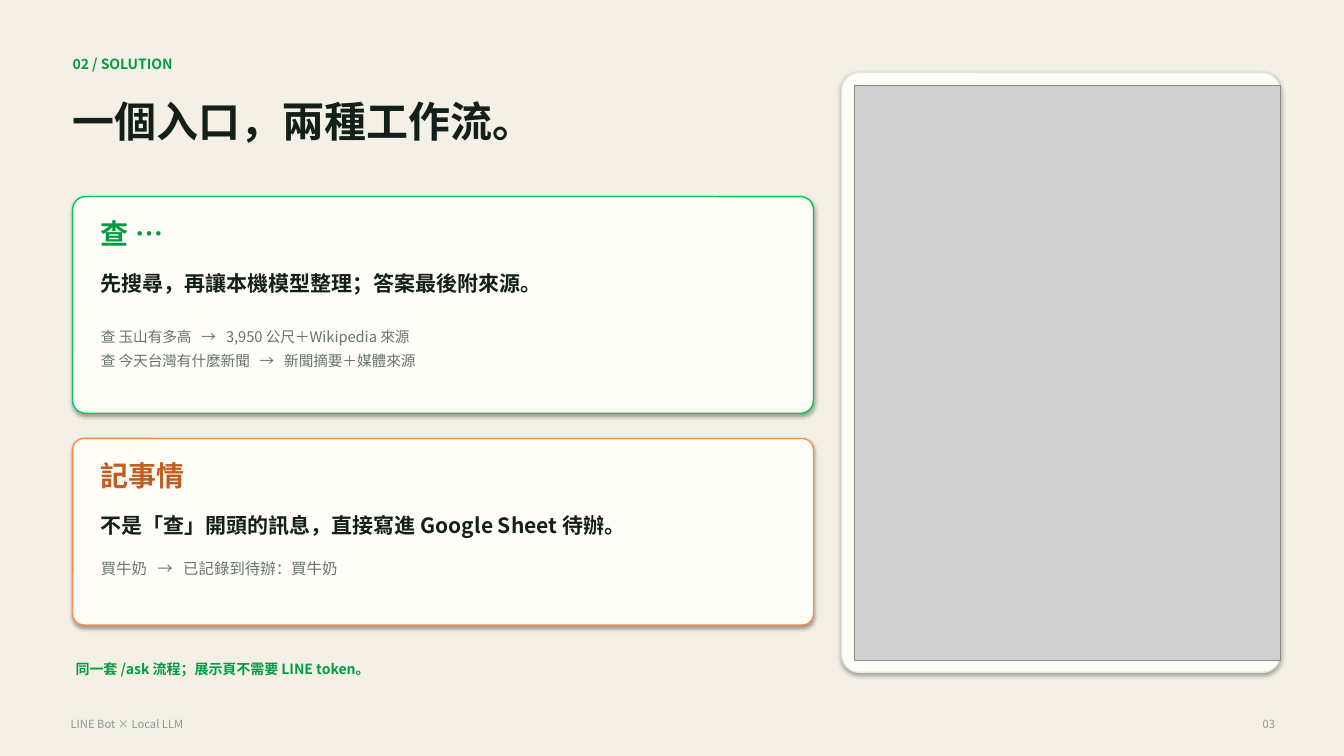
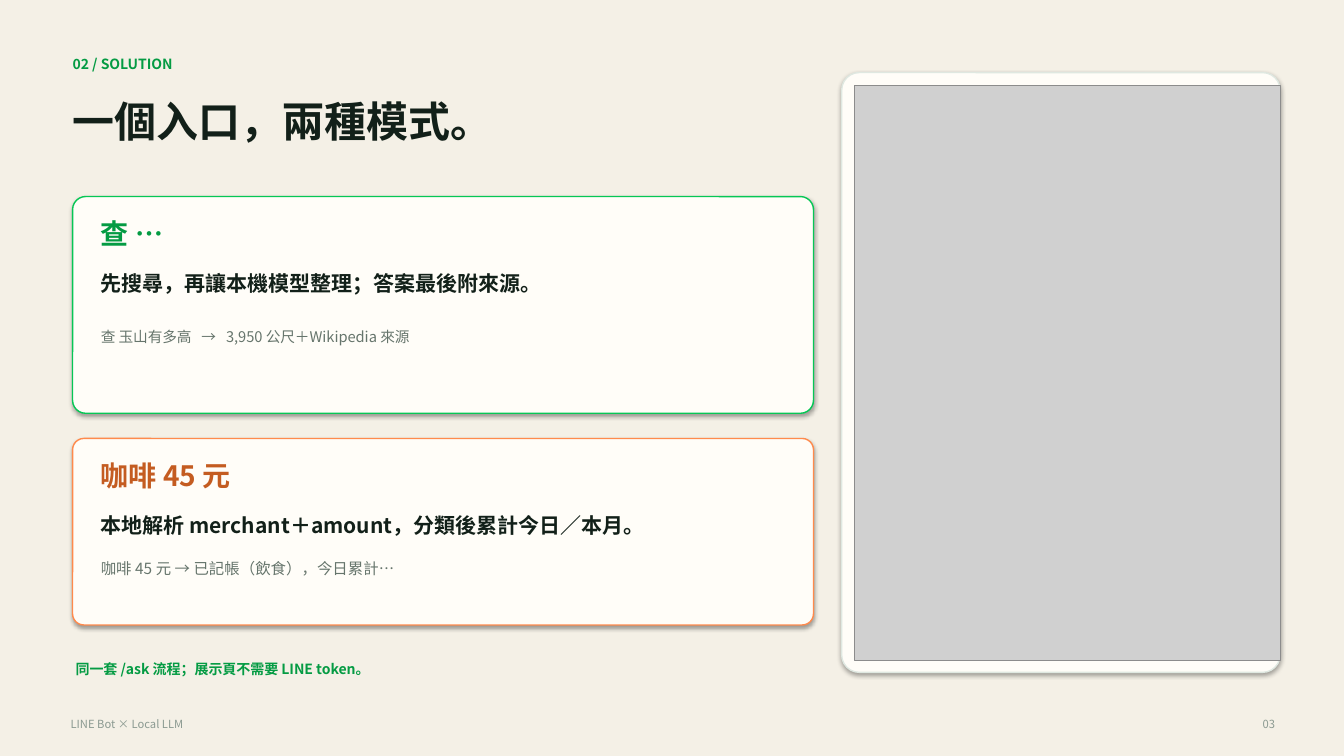
Before and after one commit to 411512015-jpg/line-bot-ollama, a slide deck: slide 3 of docs/期中展示.pptx. Drawn at 1344x756 pixels with LibreOffice and Linux fonts; fonts in the diff are those of the drawing; grey boxes stand for pictures. Boxes give left, top, right and bottom in pixels: in the first picture for what was removed or moved away, otherwise in the second. Text is boxed around its words. In the diff, an @@ line names an element or a change of style, - is before the commit and + after.

Commit message:
Switch project theme to LINE local AI expense tracker
- relay_server: parse_expense, append/read expenses, expense_summary, /demo/expenses
- Code.gs: route expense messages (e.g. 咖啡 45 元) to local relay
- demo UI: expense chat flow with today/monthly totals
- docs: report, summary, slides, scripts, screenshots updated to expense theme
- tests: add 17-test suite covering expense parsing and demo APIs

```diff
--- a/docs/期中展示.pptx
+++ b/docs/期中展示.pptx
@@ text at (73, 101, 493, 143): text changed @@
-一個入口，兩種工作流。
+一個入口，兩種模式。
@@ text at (101, 353, 415, 367): paragraph removed @@
-查 今天台灣有什麼新聞 → 新聞摘要＋媒體來源
@@ text at (101, 462, 231, 489): text changed @@
-記事情
+咖啡 45 元
@@ text at (101, 515, 645, 536): text changed @@
-不是「查」開頭的訊息，直接寫進 Google Sheet 待辦。
+本地解析 merchant＋amount，分類後累計今日／本月。
@@ text at (101, 561, 395, 576): text changed @@
-買牛奶 → 已記錄到待辦：買牛奶
+咖啡 45 元 → 已記帳（飲食），今日累計…
```
Also in this commit, not shown: 4 other slides changed, 23 other files.
